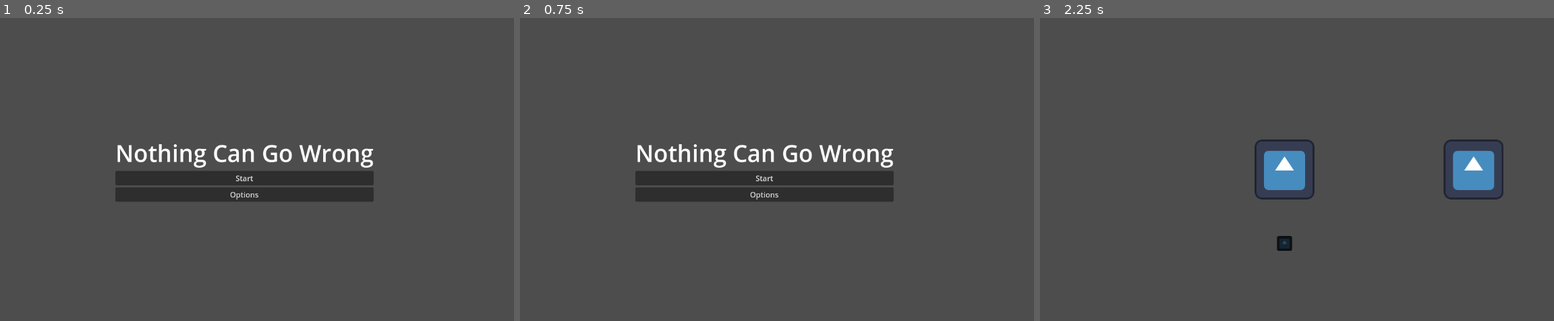
Above: before the commit, frames 1-3 (left to right).
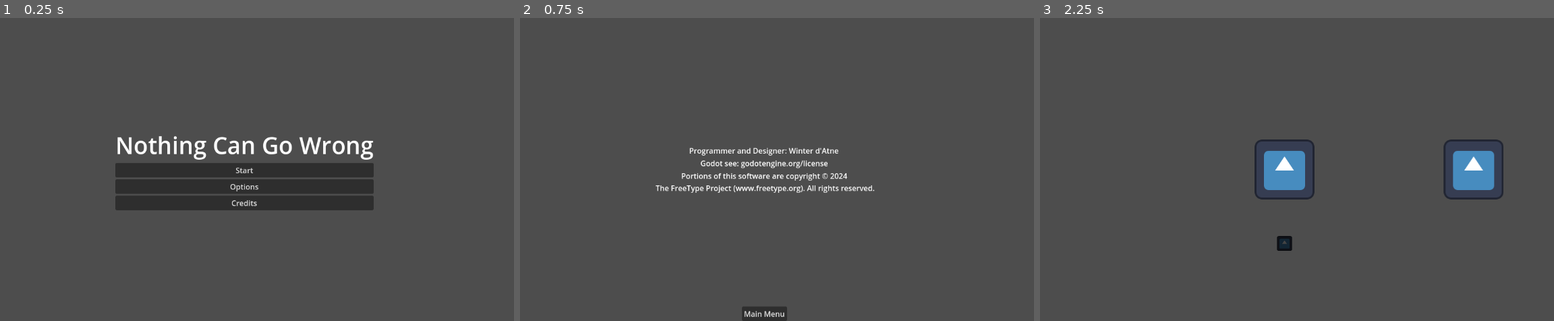
Above: after the commit, the same moments.

Repository: WinterAtne/Game-Jam
Game: Godot game, scene res://scenes/main.tscn
Same seed, same stepped clock (60 frames per second), same inputs: the game is played once before the commit and once after it. The engine's default icon, where the game draws it, is replaced by a stand-in: a white triangle on a blue panel in a dark square.
Inputs (mouse positions are in pixels of both pictures, inside the frame that each line leads up to):
- Up to frame 1 (0.25 s): no input
- Up to frame 2 (0.75 s): click (766, 202) at 0.5 s, where only the run after the commit has a clickable "Credits"
- Up to frame 3 (2.25 s): click (1286, 314) at 1.25 s, where only the run after the commit has a clickable "Main Menu"; click "Start" at 2 s

The runs differ from the first frame. In frame 1, 5.4% of the frame differs, in the area x 22-73%, y 38-64%; in frame 2, 6.7%, in the area x 22-73%, y 41-100%; in frame 3, nothing differs.

Commit message:
Added credits page

Diff:
--- a/scenes/main.gd
+++ b/scenes/main.gd
@@ -18,12 +18,20 @@
 	disable_gameplay()
 	%MainMenu.visible = true
 
+func load_credits() -> void:
+	disable_ui()
+	disable_gameplay()
+	%Credits.visible = true
+
 func load_level() -> void:
 	disable_ui()
-	add_child(level)
+	if level.get_parent() == null:
+		add_child(level)
 
 func disable_ui() -> void:
 	%MainMenu.visible = false
+	%Credits.visible = false
 
 func disable_gameplay() -> void:
-	remove_child(level)
+	if level.get_parent() == self:
+		remove_child(level)
--- a/scenes/main.tscn
+++ b/scenes/main.tscn
@@ -1,8 +1,9 @@
-[gd_scene load_steps=4 format=3 uid="uid://c46dertmd34yd"]
+[gd_scene load_steps=5 format=3 uid="uid://c46dertmd34yd"]
 
 [ext_resource type="Script" path="res://scenes/main.gd" id="1_vlr70"]
 [ext_resource type="PackedScene" uid="uid://bcp1yywo181cd" path="res://scenes/ui/main_menu.tscn" id="2_2ucyk"]
 [ext_resource type="PackedScene" uid="uid://c33c8c4k127jd" path="res://scenes/level.tscn" id="2_gxoi6"]
+[ext_resource type="PackedScene" uid="uid://b5dxatoq5gi2e" path="res://scenes/ui/credits.tscn" id="4_a46pt"]
 
 [node name="Main" type="Node2D" node_paths=PackedStringArray("level")]
 script = ExtResource("1_vlr70")
@@ -13,6 +14,13 @@
 [node name="MainMenu" parent="." instance=ExtResource("2_2ucyk")]
 unique_name_in_owner = true
 
+[node name="Credits" parent="." instance=ExtResource("4_a46pt")]
+unique_name_in_owner = true
+visible = false
+
 [connection signal="button_down" from="MainMenu/CenterContainer/VBoxContainer/Start" to="." method="load_level"]
+[connection signal="button_down" from="MainMenu/CenterContainer/VBoxContainer/Credits" to="." method="load_credits"]
+[connection signal="button_down" from="Credits/Buttons/MainMenu" to="." method="load_main_menu"]
 
 [editable path="MainMenu"]
+[editable path="Credits"]
--- /dev/null
+++ b/scenes/ui/credits.tscn
@@ -0,0 +1,41 @@
+[gd_scene format=3 uid="uid://b5dxatoq5gi2e"]
+
+[node name="Credits" type="CanvasLayer"]
+
+[node name="Attributions" type="CenterContainer" parent="."]
+anchors_preset = 15
+anchor_right = 1.0
+anchor_bottom = 1.0
+grow_horizontal = 2
+grow_vertical = 2
+
+[node name="VBoxContainer" type="VBoxContainer" parent="Attributions"]
+layout_mode = 2
+
+[node name="Designer" type="Label" parent="Attributions/VBoxContainer"]
+layout_mode = 2
+text = "Programmer and Designer: Winter d'Atne"
+horizontal_alignment = 1
+
+[node name="Godot" type="Label" parent="Attributions/VBoxContainer"]
+layout_mode = 2
+text = "Godot see: godotengine.org/license"
+horizontal_alignment = 1
+
+[node name="FreeType" type="Label" parent="Attributions/VBoxContainer"]
+layout_mode = 2
+text = "Portions of this software are copyright © 2024
+ The FreeType Project (www.freetype.org). All rights reserved."
+horizontal_alignment = 1
+
+[node name="Buttons" type="CenterContainer" parent="."]
+anchors_preset = 12
+anchor_top = 1.0
+anchor_right = 1.0
+anchor_bottom = 1.0
+grow_horizontal = 2
+grow_vertical = 0
+
+[node name="MainMenu" type="Button" parent="Buttons"]
+layout_mode = 2
+text = "Main Menu"
--- a/scenes/ui/main_menu.tscn
+++ b/scenes/ui/main_menu.tscn
@@ -24,3 +24,7 @@
 [node name="Options" type="Button" parent="CenterContainer/VBoxContainer"]
 layout_mode = 2
 text = "Options"
+
+[node name="Credits" type="Button" parent="CenterContainer/VBoxContainer"]
+layout_mode = 2
+text = "Credits"
